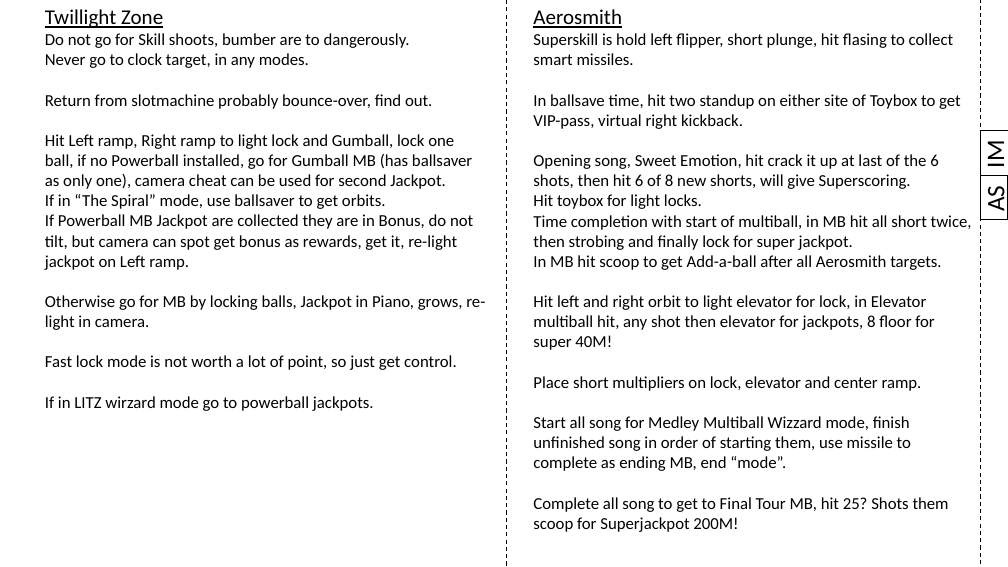
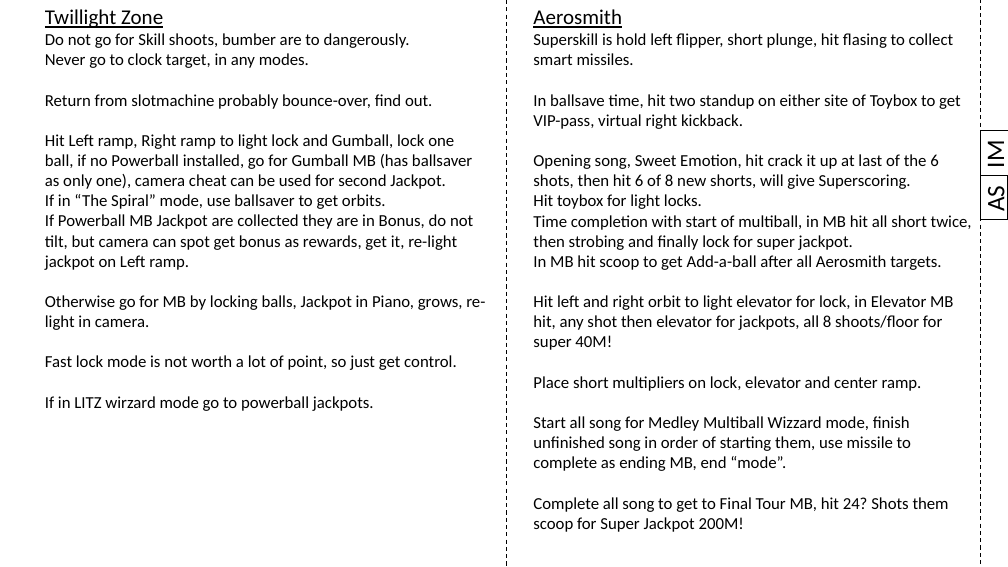
Before and after one commit to karstenbolge/PB, a slide deck: slide 6 of PB.pptx. Drawn at 1008x567 pixels with LibreOffice and Linux fonts; fonts in the diff are those of the drawing. Boxes give left, top, right and bottom in pixels: in the first picture for what was removed or moved away, otherwise in the second. Text is boxed around its words. In the diff, an @@ line names an element or a change of style, - is before the commit and + after.

Commit message:
Fixed small stuff

```diff
--- a/PB.pptx
+++ b/PB.pptx
@@ text at (533,295,953,350): text changed @@
-Hit left and right orbit to light elevator for lock, in Elevator multiball hit, any shot then elevator for jackpots, 8 floor for super 40M!
+Hit left and right orbit to light elevator for lock, in Elevator MB hit, any shot then elevator for jackpots, all 8 shoots/floor for super 40M!
@@ text at (533,497,949,532): text changed @@
-Complete all song to get to Final Tour MB, hit 25? Shots them scoop for Superjackpot 200M!
+Complete all song to get to Final Tour MB, hit 24? Shots them scoop for Super Jackpot 200M!
```
Also in this commit, not shown: 1 other slide changed.
